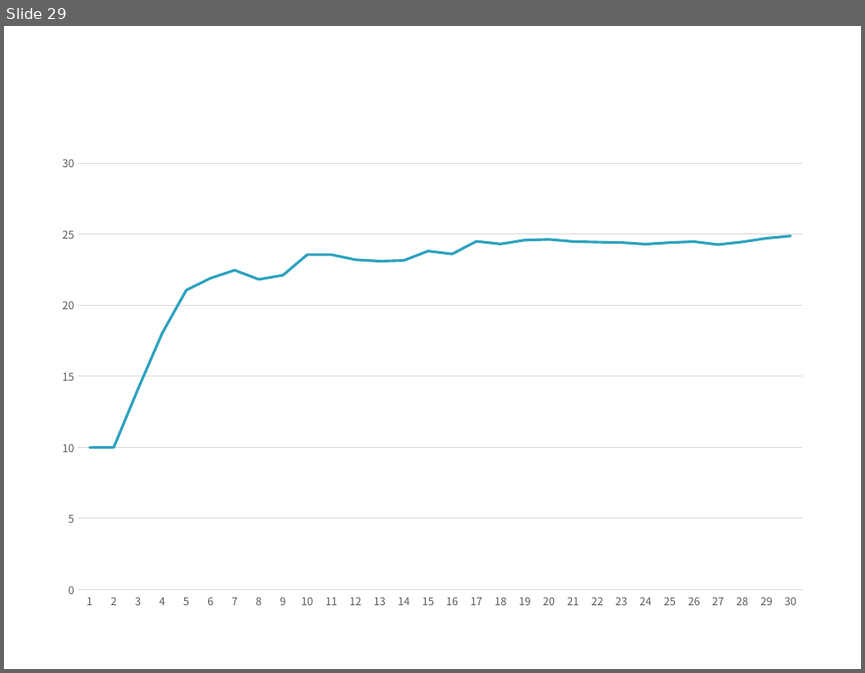
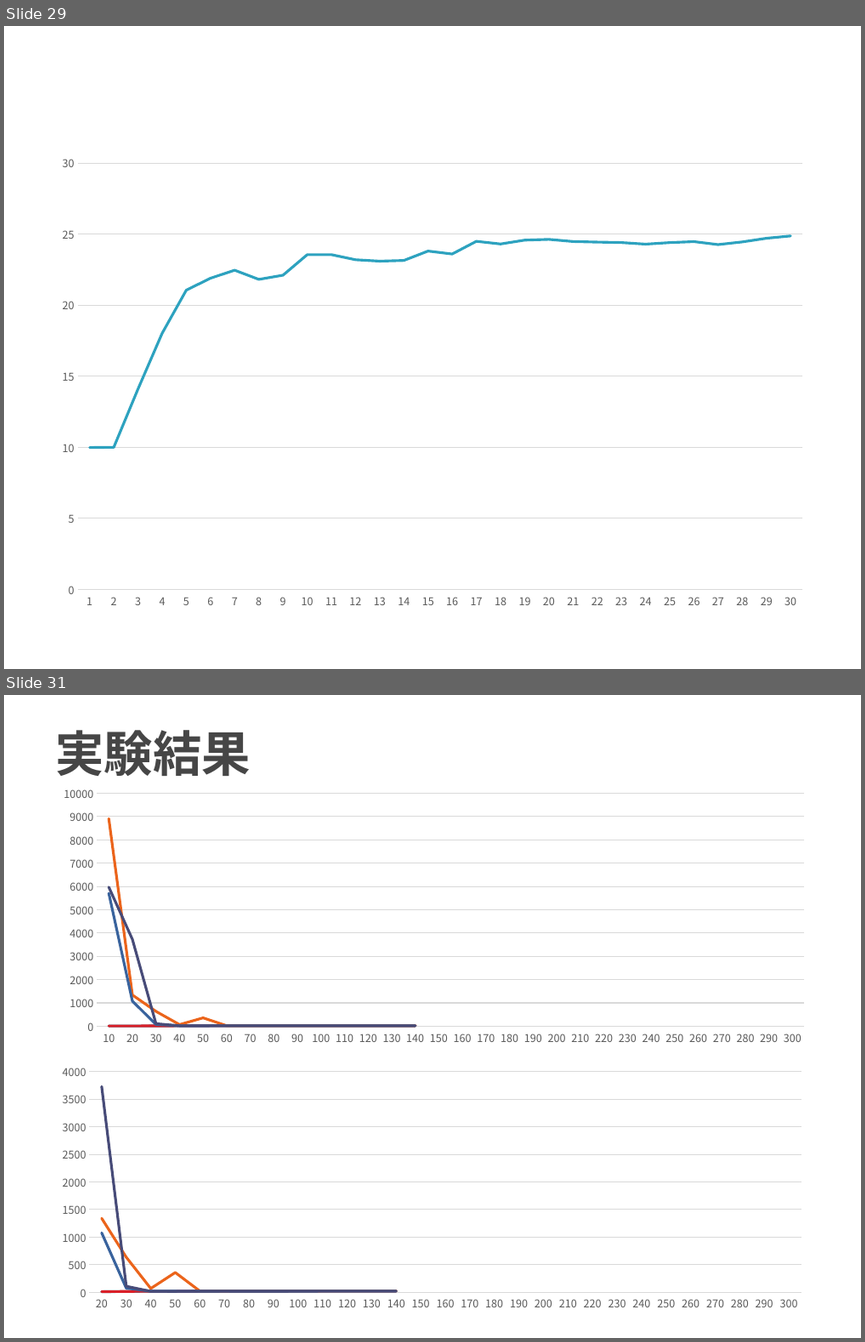
Before and after one commit to TetsuyaKomota/GitforEclipseTest, a slide deck: IntentionLearning_v2/slide/discussion2016.pptx. Shown one above the other, each under a label of ours: slide 29 before the commit, slides 29 and 31 after it; the slides between them are not shown. The pictures are 865x673 and 865x1342 pixels, drawn with LibreOffice and Linux fonts; fonts in the diff are those of the drawing. Boxes give left, top, right and bottom in pixels: in the first picture for what was removed or moved away, otherwise in the second. Text is boxed around its words. In the diff, an @@ line names an element or a change of style, - is before the commit and + after.

Commit message:
３回目の実験 + スライド

```diff
--- a/IntentionLearning_v2/slide/discussion2016.pptx
+++ b/IntentionLearning_v2/slide/discussion2016.pptx
@@ slide 31 added at bbox=[4, 695, 861, 1338], background #FFFFFF @@
@@ title added at bbox=[55, 730, 250, 776], 41 pt, text #464646, bold @@
+実験結果
@@ line chart added at bbox=[48, 780, 820, 1049] @@
+categories: 10, 20, 30, 40, 50, 60, 70, 80, 90, 100, 110, 120, 130, 140, 150, 160, 170, 180, 190, 200, 210, 220, 230, 240, 250, 260, 270, 280, 290, 300
+Series 1: 0, 0, 0, 0, 0, 0, 0, 0, 0, 0, 0, 0, 0, 0
+Series 2: 0, 0, 0, 0, 0, 0, 0, 0, 0, 0, 0, 0, 0, 0
+Series 3: 8900, 1300, 600, 100, 400, 0, 0, 0, 0, 0, 0, 0, 0, 0
+Series 4: 5700, 1100, 100, 0, 0, 0, 0, 0, 0, 0, 0, 0, 0, 0
+Series 5: 6000, 3700, 100, 0, 0, 0, 0, 0, 0, 0, 0, 0, 0, 0
@@ line chart added at bbox=[46, 1058, 817, 1315] @@
+categories: 20, 30, 40, 50, 60, 70, 80, 90, 100, 110, 120, 130, 140, 150, 160, 170, 180, 190, 200, 210, 220, 230, 240, 250, 260, 270, 280, 290, 300
+Series 1: 0, 0, 0, 0, 0, 0, 0, 0, 0, 0, 0, 0, 0
+Series 2: 0, 0, 0, 0, 0, 0, 0, 0, 0, 0, 0, 0, 0
+Series 3: 1300, 600, 100, 400, 0, 0, 0, 0, 0, 0, 0, 0, 0
+Series 4: 1100, 100, 0, 0, 0, 0, 0, 0, 0, 0, 0, 0, 0
+Series 5: 3700, 100, 0, 0, 0, 0, 0, 0, 0, 0, 0, 0, 0
```
Also in this commit, not shown: 2 other slides added, 6 other files.
